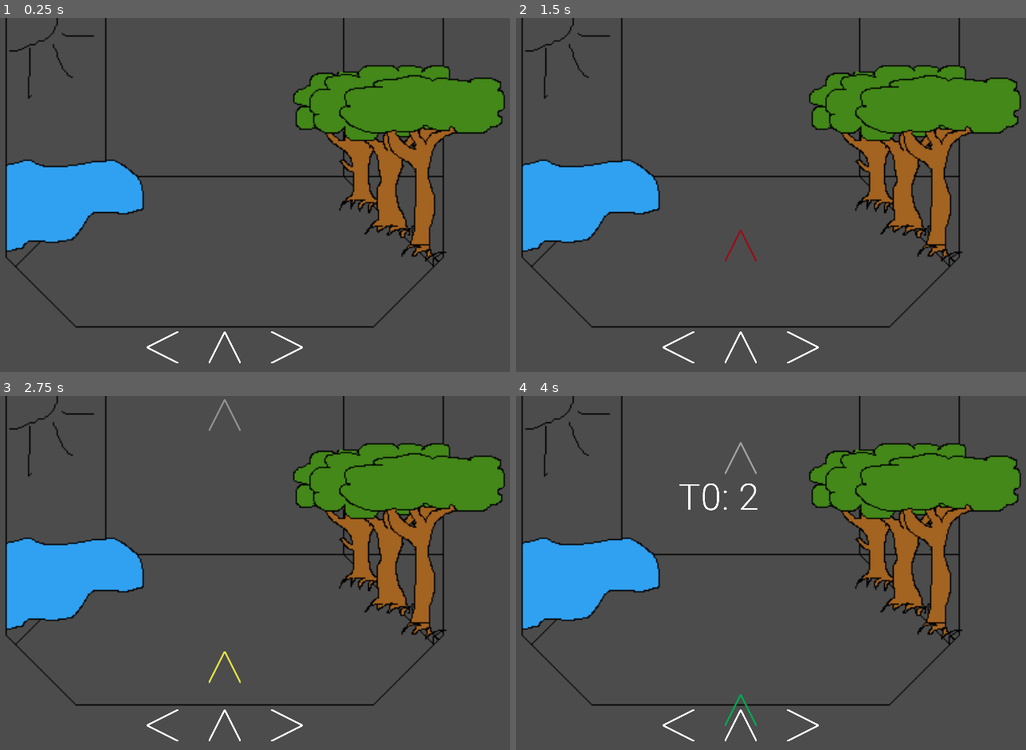
Above: before the commit, frames 1-4 (two rows, left to right).
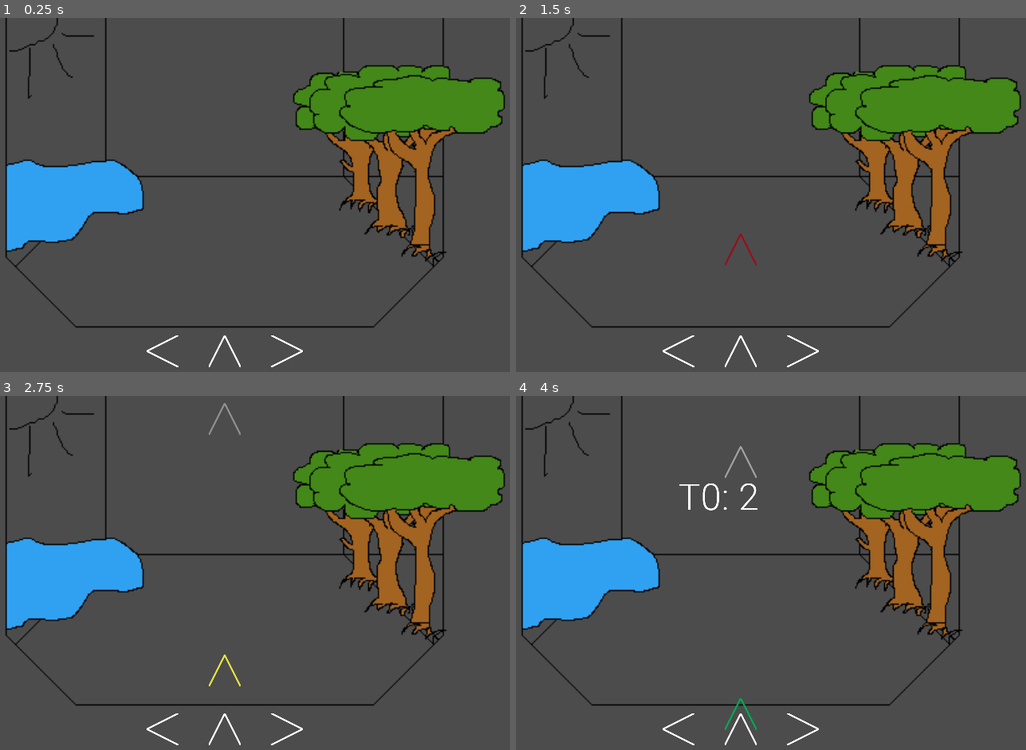
Above: after the commit, the same moments.

Repository: Sntx626/GameJam5
Game: Godot game, scene res://Scenes/MainScene.tscn
The game is run twice, just before and just after one commit, with the same random seed, the same clock (stepped at 60 frames per second) and the same inputs.
Inputs:
- Up to frame 1 (0.25 s): no input
- Up to frame 2 (1.5 s): tap Enter at 0.5 s; hold Right (A_right) 0.53-1.28 s; tap Space at 1.25 s; hold Left (A_left) from 1.28 s (still down)
- Up to frame 3 (2.75 s): release Left (A_left) at 2.03 s; hold Right (A_right) from 2.03 s (still down)
- Up to frame 4 (4 s): release Right (A_right) at 2.78 s; hold Up (A_up) 2.78-3.53 s; hold Left (A_left) from 3.53 s (still down)

The runs differ from the first frame. In frame 1, 0.4% of the frame differs, in the area x 28-60%, y 88-99%; in frame 2, 0.6%; in frame 3, 0.7%, in the area x 28-60%, y 0-99%; in frame 4, 0.7%.

Commit message:
moved arrows

Diff:
--- a/Scenes/UI.tscn
+++ b/Scenes/UI.tscn
@@ -10,18 +10,18 @@
 layer = -5
 
 [node name="ArrowLeft" type="Sprite" parent="UI"]
-position = Vector2( 206, 265 )
+position = Vector2( 206, 268 )
 rotation = -1.5708
 scale = Vector2( 0.2, 0.2 )
 texture = ExtResource( 1 )
 
 [node name="ArrowRight" type="Sprite" parent="UI"]
-position = Vector2( 306, 265 )
+position = Vector2( 306, 268 )
 rotation = 1.5708
 scale = Vector2( 0.2, 0.2 )
 texture = ExtResource( 1 )
 
 [node name="ArrowTop" type="Sprite" parent="UI"]
-position = Vector2( 256, 265 )
+position = Vector2( 256, 268 )
 scale = Vector2( 0.2, 0.2 )
 texture = ExtResource( 1 )
